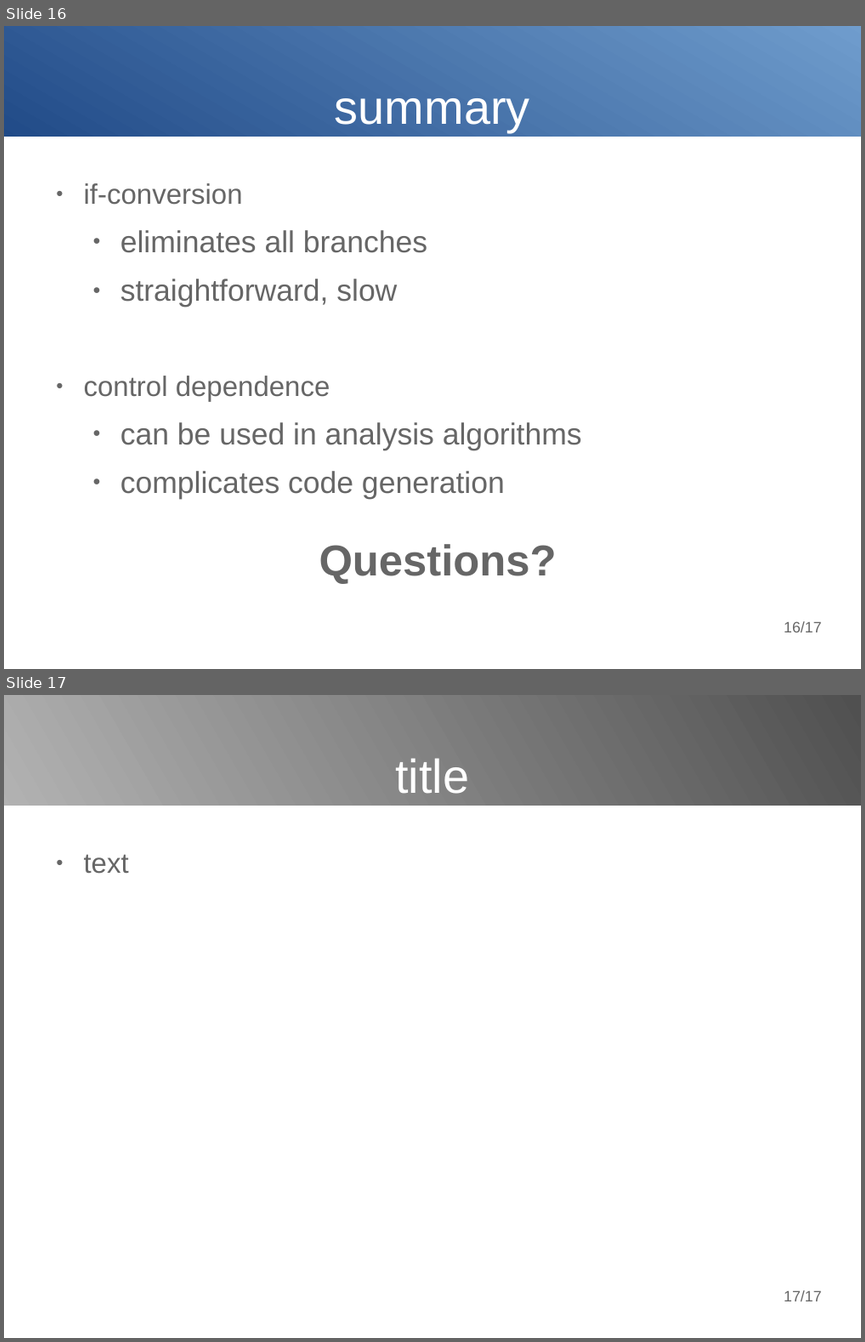
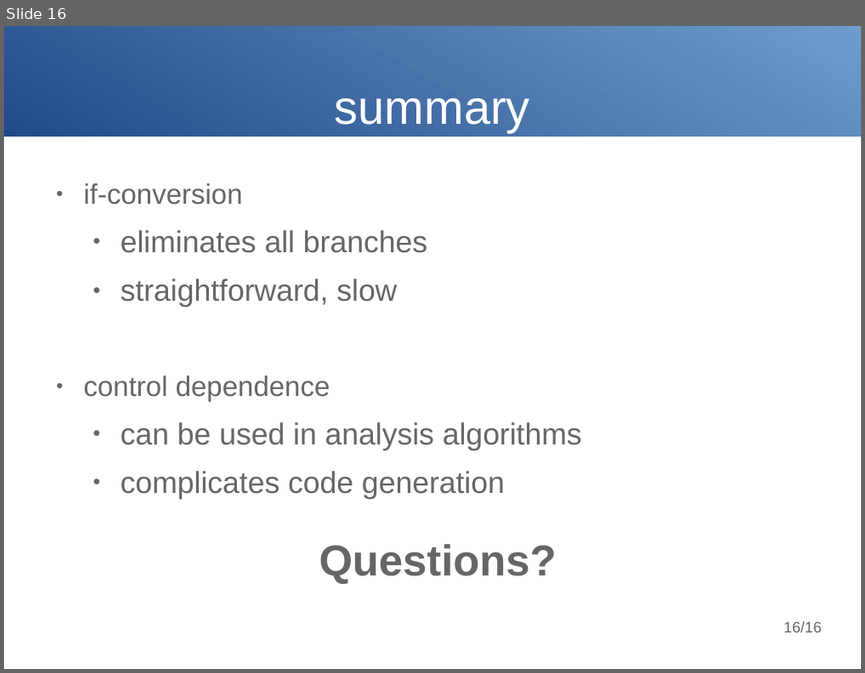
Before and after one commit to poncovka/vype-compiler, a slide deck: presentation/presentation.odp. Shown one above the other, each under a label of ours: slides 16 and 17 before the commit, slide 16 after it. The pictures are 865x1342 and 865x673 pixels, drawn with LibreOffice and Linux fonts; fonts in the diff are those of the drawing. Boxes give left, top, right and bottom in pixels: in the first picture for what was removed or moved away, otherwise in the second. Text is boxed around its words. In the diff, an @@ line names an element or a change of style, - is before the commit and + after.

```diff
--- a/presentation/presentation.odp
+++ b/presentation/presentation.odp
@@ slide 17 removed at box(4, 695, 861, 1338), background #FFFFFF @@
@@ rectangle removed at box(4, 695, 861, 805) @@
@@ title removed at box(395, 758, 469, 794) @@
-title
@@ text removed at box(84, 854, 129, 873) @@
-● text
@@ page number removed at box(783, 1290, 821, 1301) @@
-17/17
@@ page number at box(783, 621, 821, 632): text changed @@
-16/17
+16/16
```
Also in this commit, not shown: 3 slides changed, 1 other file.
